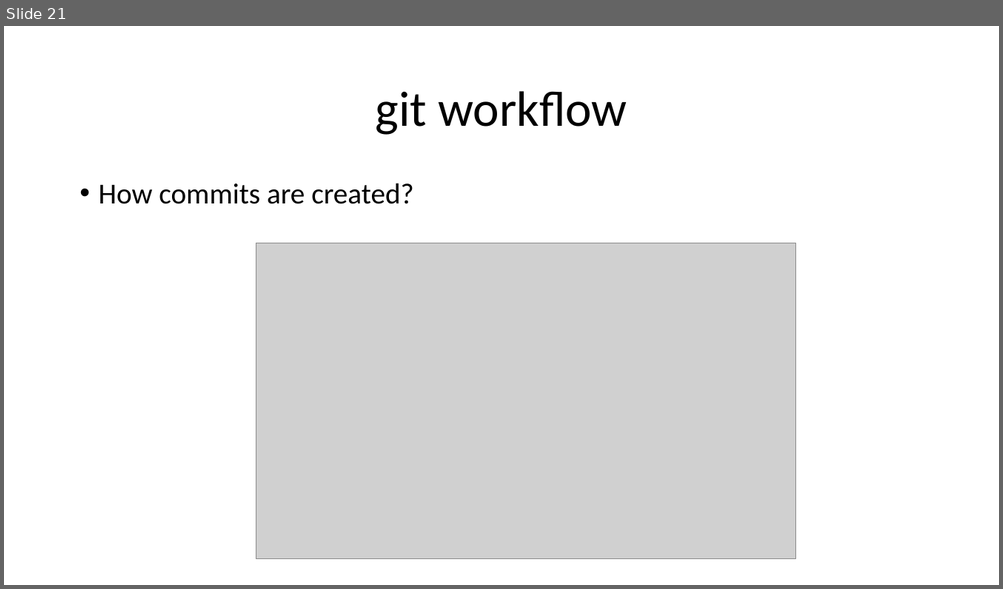
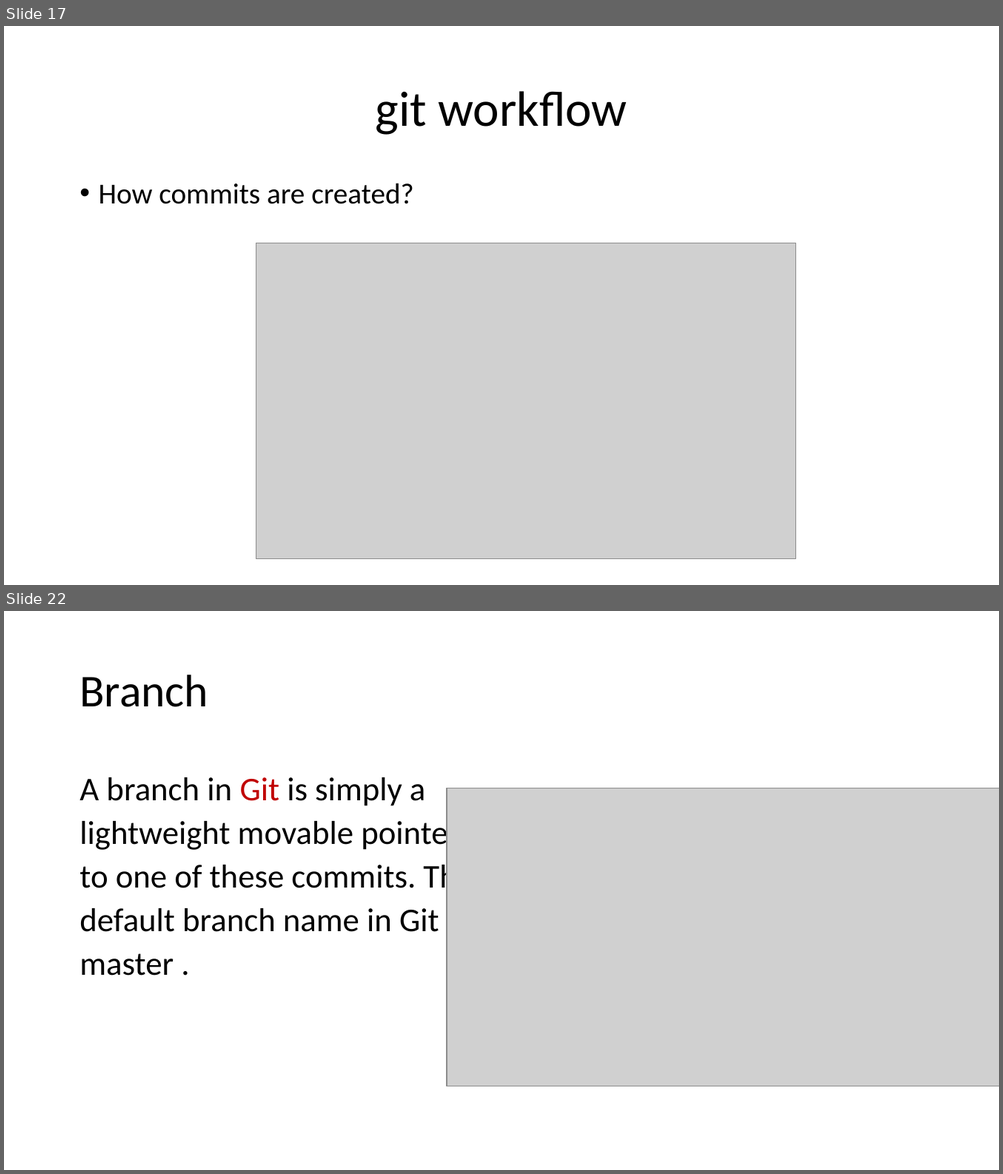
Before and after one commit to ronyelkahfi/github-presentation, a slide deck: introduce GIT.pptx. Shown one above the other, each under a label of ours: slide 21 before the commit, slides 17 and 22 after it; the slides between them are not shown. The pictures are 1003x589 and 1003x1174 pixels, drawn with LibreOffice and Linux fonts; fonts in the diff are those of the drawing; grey boxes stand for pictures. Boxes give left, top, right and bottom in pixels: in the first picture for what was removed or moved away, otherwise in the second. Text is boxed around its words. In the diff, an @@ line names an element or a change of style, - is before the commit and + after.

Commit message:
Menambahkan command, branch, dan fork

```diff
--- a/introduce GIT.pptx
+++ b/introduce GIT.pptx
@@ slide 22 added at (4,611,999,1170), background #FFFFFF @@
@@ title added at (79,675,208,707), 44 pt, text #000000 @@
+Branch
@@ text added at (79,777,473,976), 32 pt, text #000000 @@
+A branch in Git is simply a lightweight movable pointer to one of these commits. The default branch name in Git is master .
@@ picture added at (447,789,999,1087) @@
@@ what was slide 21 is now slide 17 @@
```
Also in this commit, not shown: 13 slides changed, 9 other slides added, 4 slides removed.
